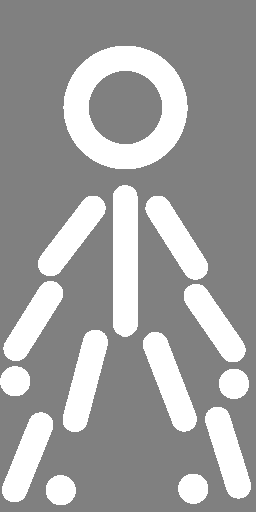
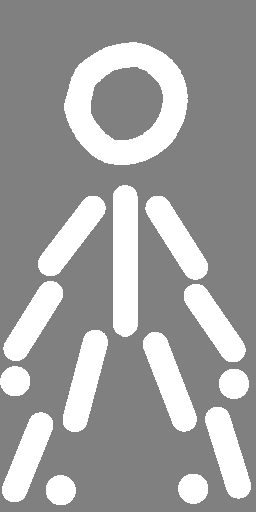
The second 256px x 512px image is a revision of the first. Changes to its layers:
added layer "HeadOutline" in group "Head" over 64, 42, 188, 169
renamed "Head Outline" to "Head Outline Ref", hid it, opacity 100% → 4% over 63, 42, 188, 169
painted on "Torso" over 72, 139, 179, 169
painted on "Left Upper Arm" over 72, 139, 135, 169
